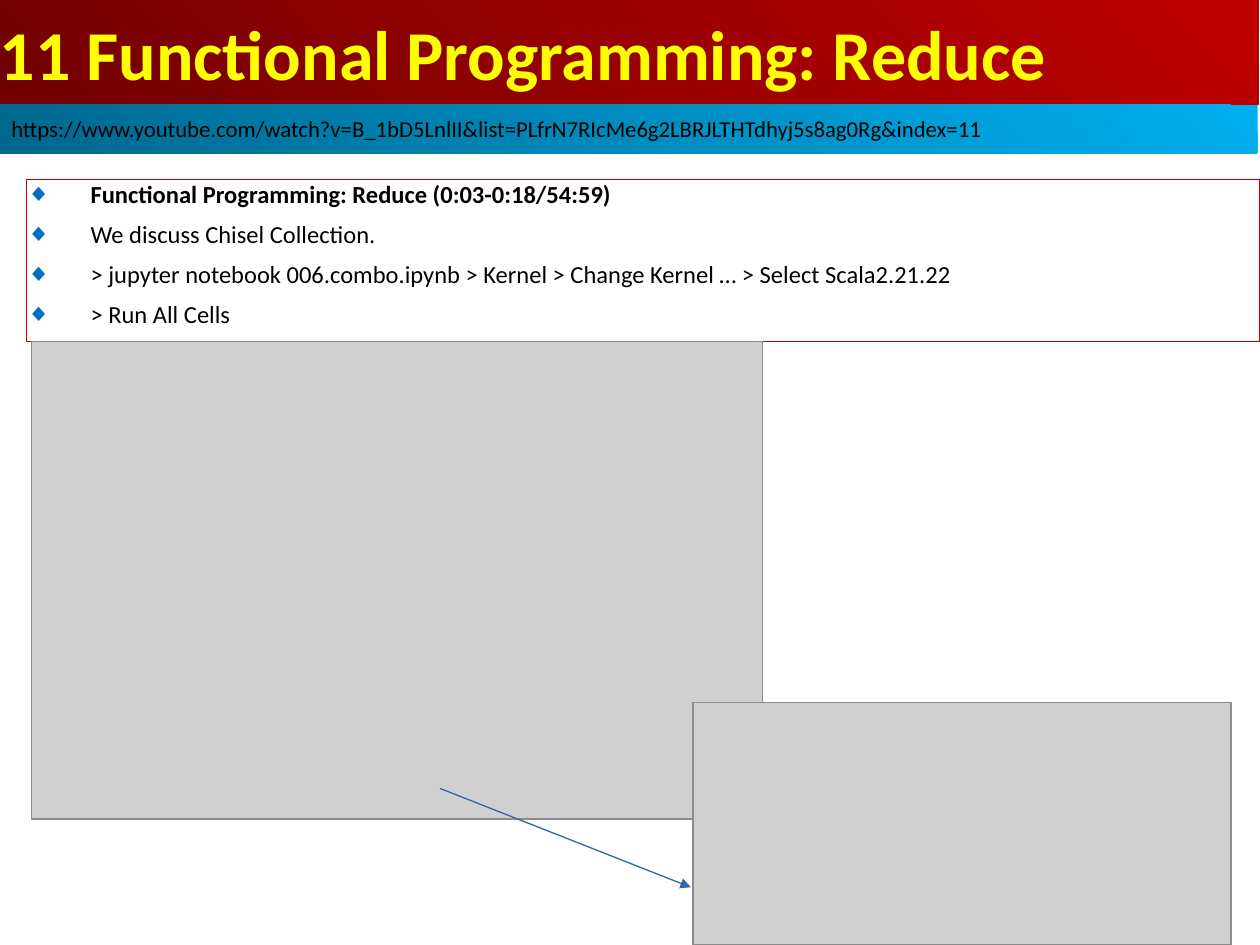
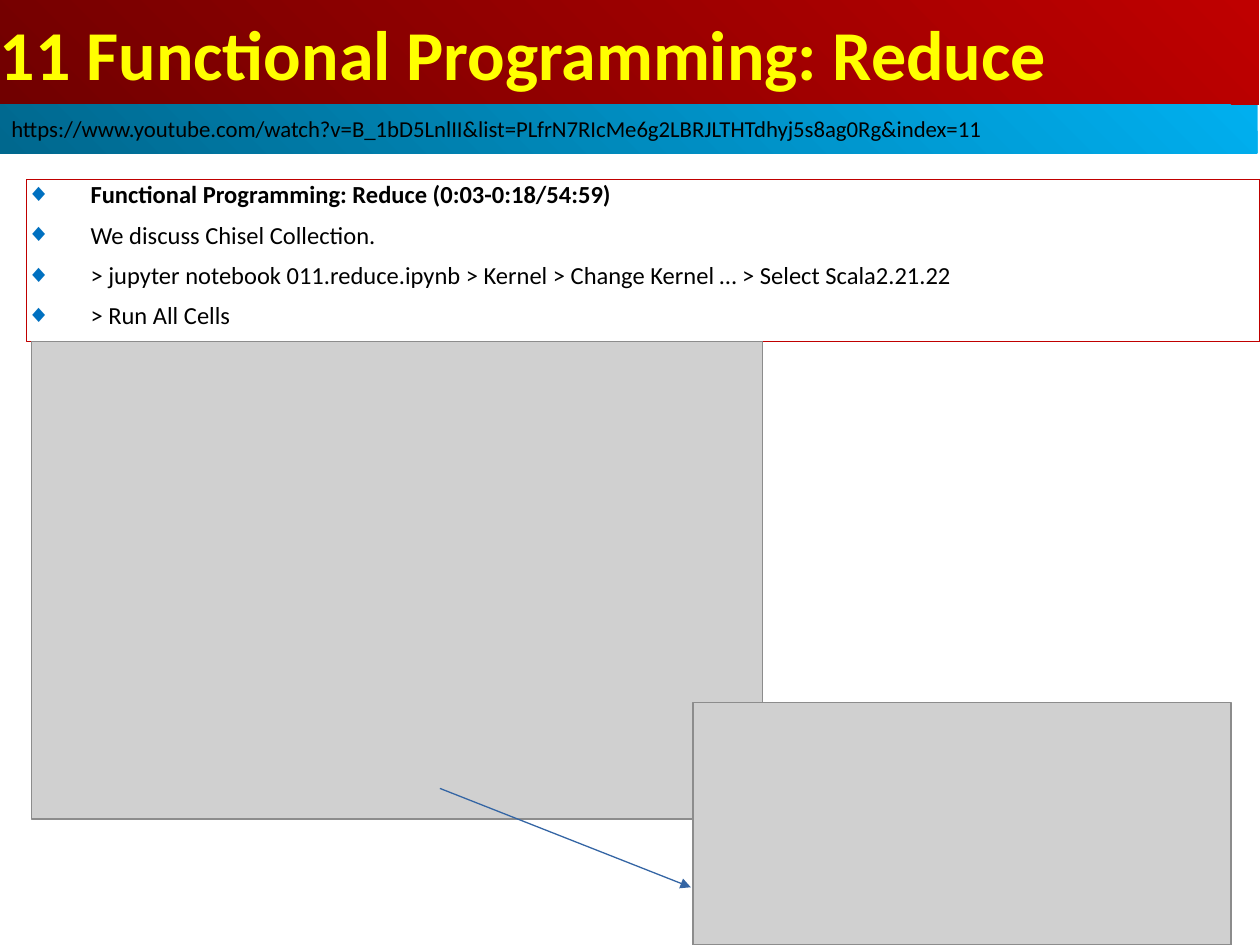
Before and after one commit to peterhchen/AIU_CS800_Chisel, a slide deck: slide 4 of 500_UCSC_HWD/011_FP_Reduce/000_Video/011.FP_Reduce.ppt. Drawn at 1260x945 pixels with LibreOffice and Linux fonts; fonts in the diff are those of the drawing; grey boxes stand for pictures. Boxes give left, top, right and bottom in pixels: in the first picture for what was removed or moved away, otherwise in the second. Text is boxed around its words. In the diff, an @@ line names an element or a change of style, - is before the commit and + after.

```diff
--- a/500_UCSC_HWD/011_FP_Reduce/000_Video/011.FP_Reduce.ppt
+++ b/500_UCSC_HWD/011_FP_Reduce/000_Video/011.FP_Reduce.ppt
@@ text in rectangle at <box>108,267,950,289</box>: text changed @@
-◆ > jupyter notebook 006.combo.ipynb > Kernel > Change Kernel … > Select Scala2.21.22
+◆ > jupyter notebook 011.reduce.ipynb > Kernel > Change Kernel … > Select Scala2.21.22
```
